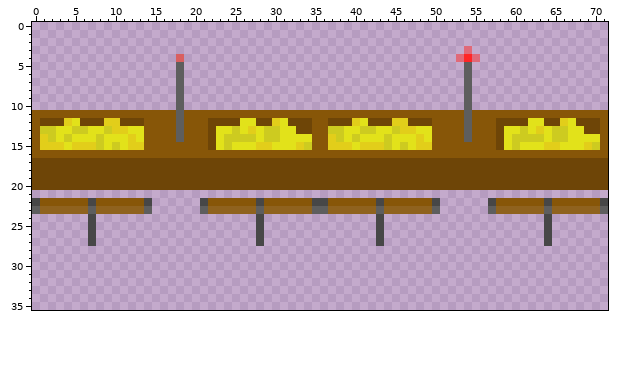
Sprite sheet: dist/assets/tower.png. Above, as it was before the edit.
The file is 72x36 pixels.
Now the later version:
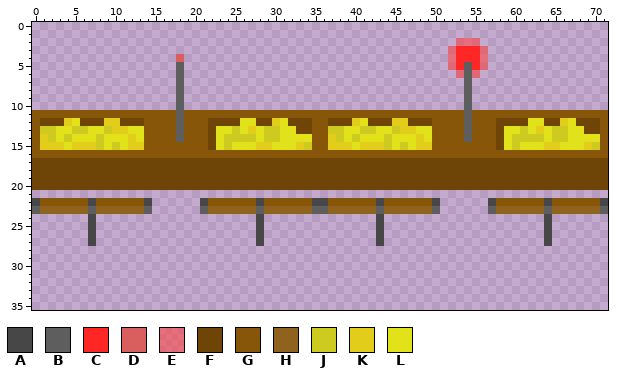
Palette (. is transparent): A #474747  B #5e5e5e  C #ff2626  D #d95f5f  E #ff434392  F #6e4507  G #875608  H #8f621e  J #cdcb20  K #e2ce1a  L #e2e21a
Commit message: Add blink animation to tower
Difference:
{"y":2,"x":53,"old":"...","new":"EEE"}
{"y":3,"x":52,"old":"..E..","new":"ECCCE"}
{"y":4,"x":52,"old":".E","new":"EC"}
{"y":4,"x":55,"old":"E.","new":"CE"}
{"y":5,"x":52,"old":"..","new":"EC"}
{"y":5,"x":55,"old":"..","new":"CE"}
{"y":6,"x":53,"old":".","new":"E"}
{"y":6,"x":55,"old":".","new":"E"}
{"label":"changed","picture_box":[448,38,488,78]}
